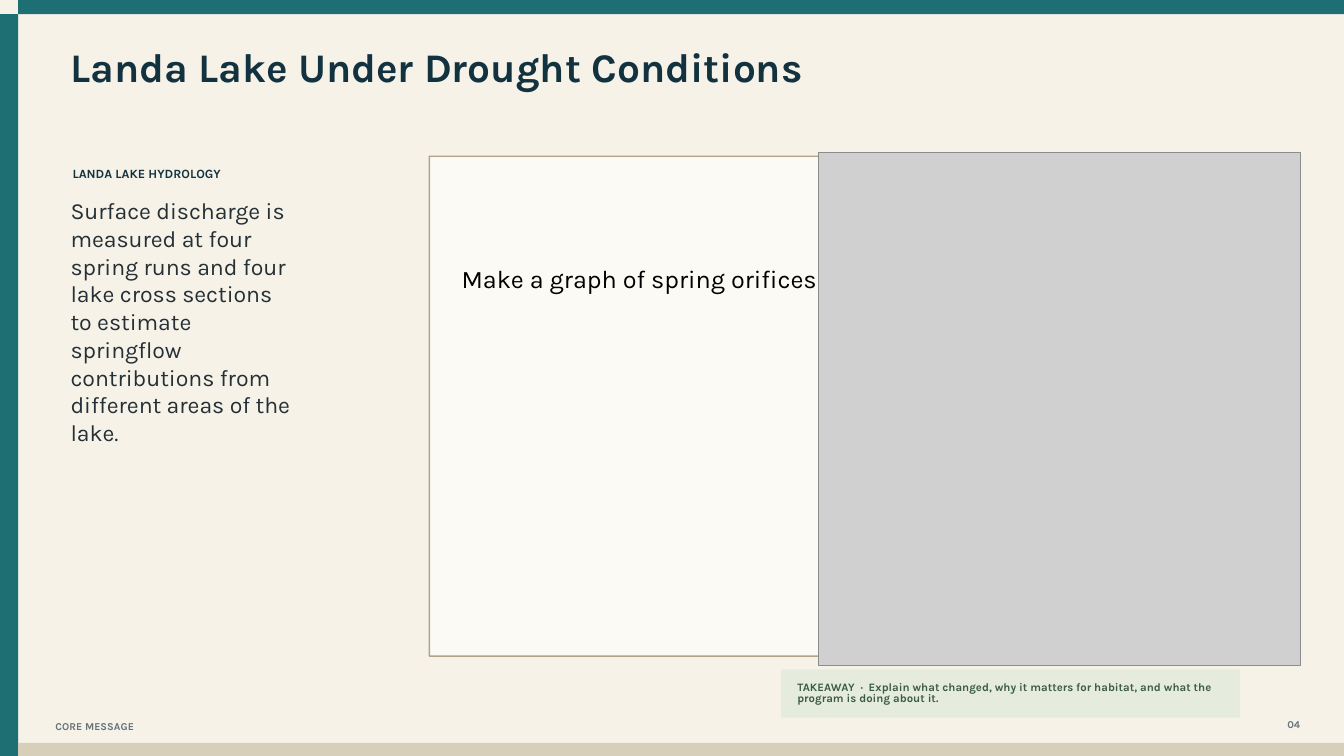
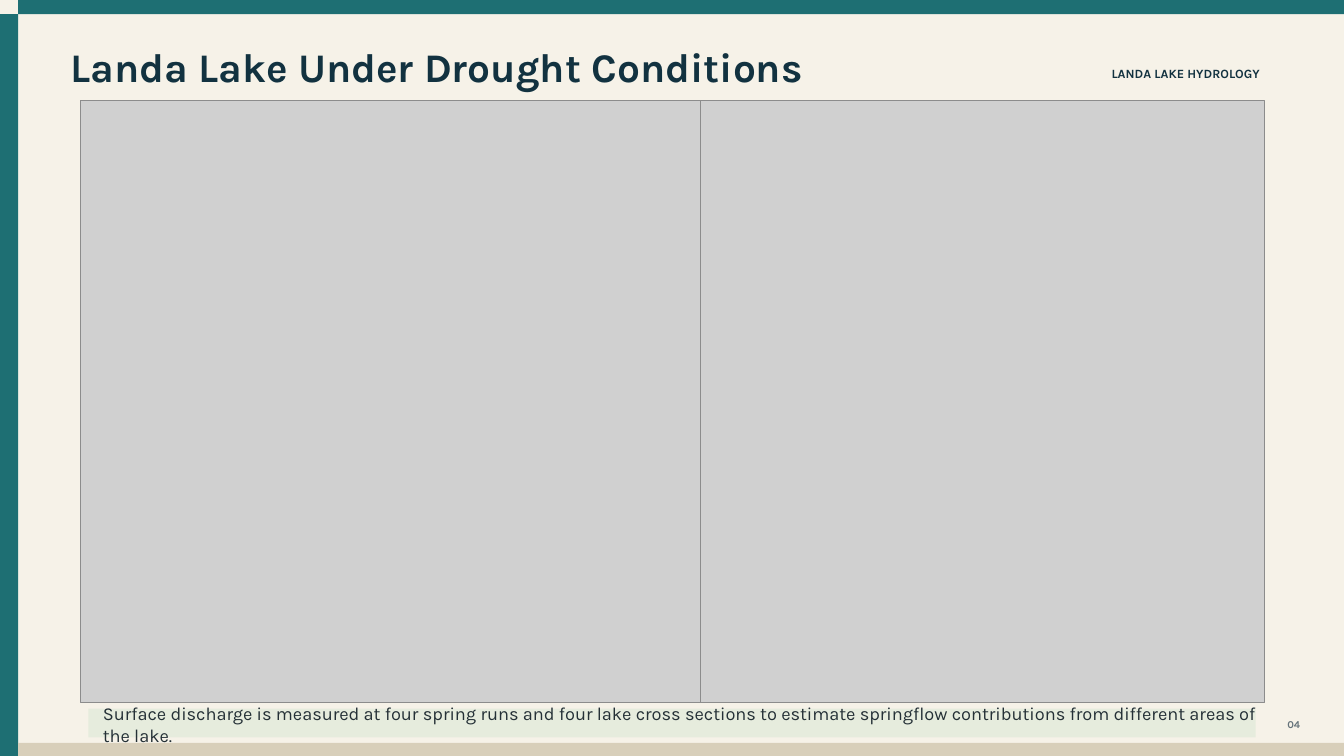
Before and after one commit to cfurl/EAHCP-Fall-2026-Sci-Comm, a slide deck: slide 13 of Comal_mgt_presentation/EAHCP_Landa_Lake.pptx (slide 9 before the commit). Drawn at 1344x756 pixels with LibreOffice and Linux fonts; fonts in the diff are those of the drawing; grey boxes stand for pictures. Boxes give left, top, right and bottom in pixels: in the first picture for what was removed or moved away, otherwise in the second. Text is boxed around its words. In the diff, an @@ line names an element or a change of style, - is before the commit and + after.

Commit message:
Update Landa Lake presentation and figures

```diff
--- a/Comal_mgt_presentation/EAHCP_Landa_Lake.pptx
+++ b/Comal_mgt_presentation/EAHCP_Landa_Lake.pptx
@@ text "LANDA LAKE HYDROLOGY": place and size @@
-text "LANDA LAKE HYDROLOGY" at box(73, 169, 220, 178)
+text "LANDA LAKE HYDROLOGY" at box(1112, 69, 1259, 78)
@@ picture added at box(81, 101, 701, 703) @@
@@ picture: place and size @@
-picture at box(819, 152, 1301, 665)
+picture at box(701, 101, 1265, 703)
@@ rectangle removed at box(430, 156, 1301, 656) @@
@@ text removed at box(797, 683, 1212, 705) @@
-TAKEAWAY · Explain what changed, why it matters for habitat, and what the program is doing about it.
@@ rectangle: place and size @@
-rectangle at box(781, 669, 1240, 718)
+rectangle at box(89, 709, 1256, 738)
@@ text "Surface discharge is measured at ...": place and size @@
-text "Surface discharge is measured at ..." at box(71, 203, 290, 442)
+text "Surface discharge is measured at ..." at box(103, 707, 1255, 742)
@@ text "Surface discharge is measured at ..." at box(103, 707, 1255, 742): size 16.5 to 12.9 pt @@
@@ text removed at box(55, 723, 134, 730) @@
-CORE MESSAGE
```
Also in this commit, not shown: 4 other slides changed, 3 slides added, 9 other files.
